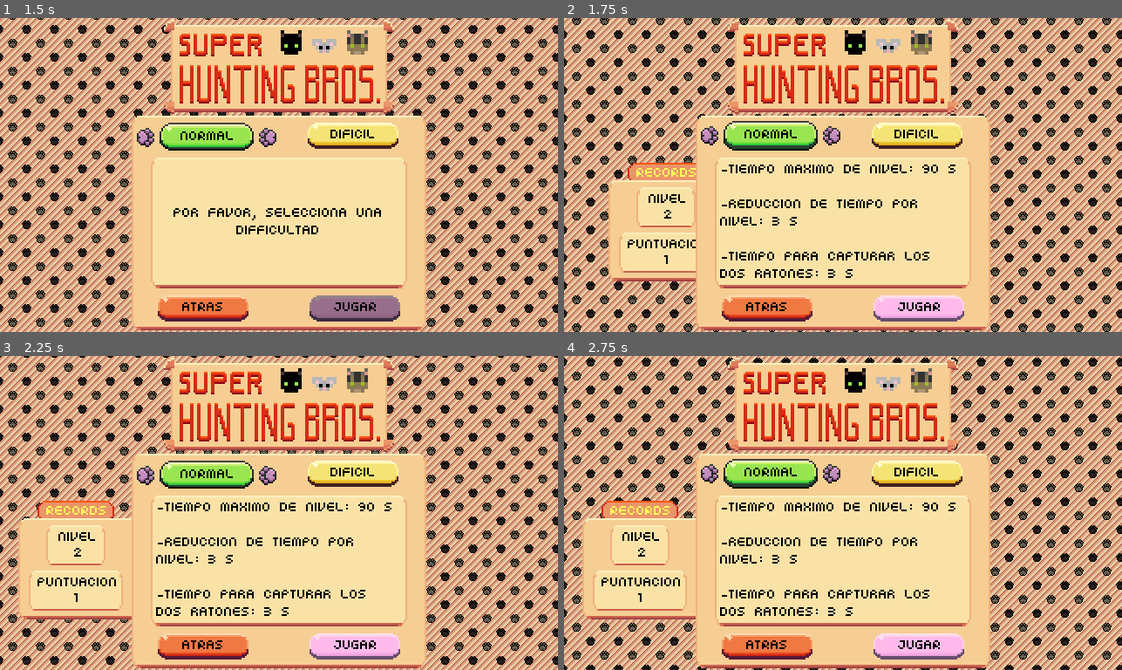
Above: before the commit, frames 1-4 (two rows, left to right).
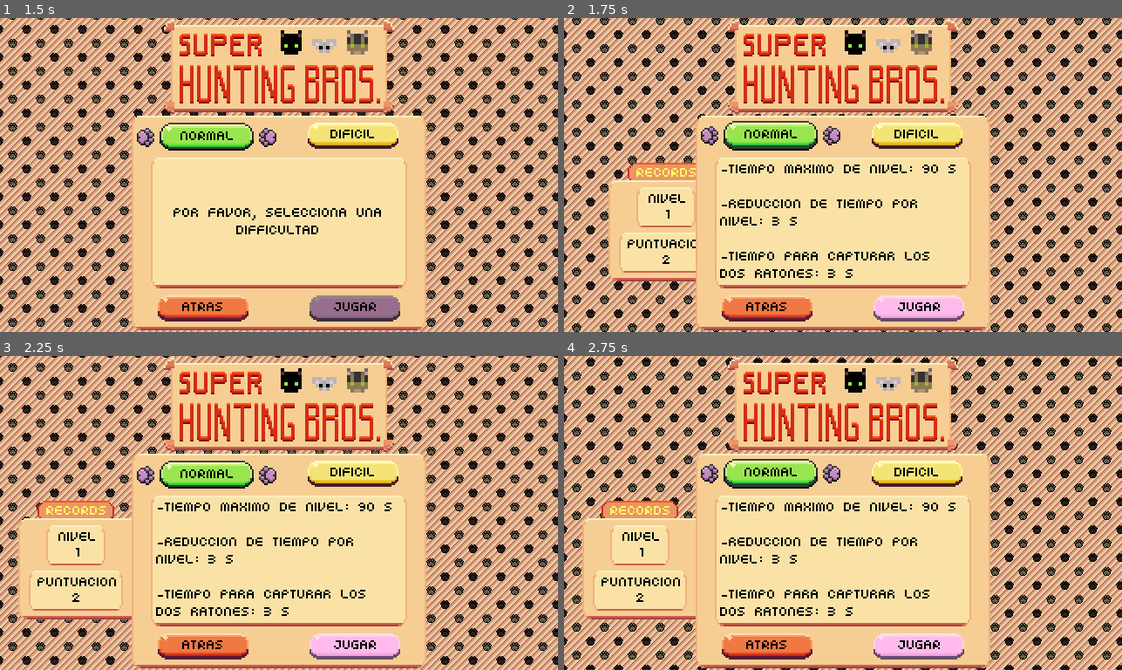
Above: after the commit, the same moments.

Repository: AbocadosProductions/SuperHuntingBrothers
Game: Godot game, scene res://Scenes/main_menu.tscn
Two runs of this game, one before a commit and one after it. Both use one fixed random seed, a clock stepped at 60 frames per second and the inputs below. The project has no main scene, so this scene is started directly.
Inputs (mouse positions are in pixels of both pictures, inside the frame that each line leads up to):
- Up to frame 1 (1.5 s): click (279, 134) at 0.5 s; click (206, 137) at 1.25 s
- Up to frame 2 (1.75 s): no input
- Up to frame 3 (2.25 s): click (206, 475) at 2 s
- Up to frame 4 (2.75 s): no input

Frame 1 is identical in both runs. In frame 2, less than 0.1% of the frame differs, in the area x 17-20%, y 61-79%; in frame 3, less than 0.1%; in frame 4, less than 0.1%.

Commit message:
Fixed all bugs found today

Diff:
--- a/SuperHuntingBrothersGodot/0_Scripts/AutoLoad/constants.gd
+++ b/SuperHuntingBrothersGodot/0_Scripts/AutoLoad/constants.gd
@@ -88,6 +88,7 @@
 # Mouse constants
 
 const MOUSE_IDLE_SIGNAL = "idle"
+const MOUSE_BEGINING_SIGNAL = "begining"
 const MOUSE_FLEE_SIGNAL = "flee"
 const MOUSE_CAT_DETECTED_SIGNAL = "captured"
 const CAT_PREFIX = "cat"
@@ -114,15 +115,15 @@
 # Positions constants
 
 const POSITIONS_PER_LEVEL = {
-	"maze_1" = {"cat" = [Vector2(8, -9)],
+	"maze_1" = { "cat" = [Vector2(8, -9)],
 				"mouse" = [Vector2(-119, -86)]},
-	"maze_2" = {"cat" = [Vector2(8, -9)],
+	"maze_2" = { "cat" = [Vector2(8, -9)],
 				"mouse" = [Vector2(-119, -86)]},
-	"maze_3" = {"cat" = [Vector2(8, -9)],
+	"maze_3" = { "cat" = [Vector2(8, -9)],
 				"mouse" = [Vector2(-119, -86)]},
-	"maze_4" = {"cat" = [Vector2(8, -9)],
+	"maze_4" = { "cat" = [Vector2(8, -9)],
 				"mouse" = [Vector2(-119, -86)]}
-				}
+}
 # --------------------------------------------------------------------------- #
 
 # Directions constants
--- a/SuperHuntingBrothersGodot/0_Scripts/Characters/cat_controller.gd
+++ b/SuperHuntingBrothersGodot/0_Scripts/Characters/cat_controller.gd
@@ -26,5 +26,7 @@
 		cat_state_machine_signal.emit(Constants.SCENE_MANAGER_MICE_CAPTURED_SIGNAL)
 	elif signal_emited == Constants.SCENE_MANAGER_NEW_MAZES_START_SIGNAL:
 		cat_state_machine_signal.emit(Constants.CAT_MANUAL_CONTROL_SIGNAL)
-	if signal_emited == Constants.PAUSE_MENU_SIGNAL:
+	elif signal_emited == Constants.PAUSE_MENU_SIGNAL:
 		cat_state_machine_signal.emit(Constants.PAUSE_MENU_SIGNAL)
+	elif signal_emited == Constants.SCENE_MANAGER_NEW_MAZES_PREPARATION_SIGNAL:
+		cat_state_machine_signal.emit(Constants.SCENE_MANAGER_NEW_MAZES_PREPARATION_SIGNAL)
--- a/SuperHuntingBrothersGodot/0_Scripts/Characters/mouse_controller.gd
+++ b/SuperHuntingBrothersGodot/0_Scripts/Characters/mouse_controller.gd
@@ -28,6 +28,8 @@
 		mouse_state_machine_signal.emit(Constants.SCENE_MANAGER_MICE_CAPTURED_SIGNAL)
 	if signal_emited == Constants.PAUSE_MENU_SIGNAL:
 		mouse_state_machine_signal.emit(Constants.PAUSE_MENU_SIGNAL)
+	if signal_emited == Constants.SCENE_MANAGER_NEW_MAZES_PREPARATION_SIGNAL:
+		mouse_state_machine_signal.emit(Constants.MOUSE_BEGINING_SIGNAL)
 
 func set_target_in_maze_coordinates(old_coordinates : Vector2):
 	var coordinates = level_manager.set_target_in_maze_coordinates(self, old_coordinates)
--- a/SuperHuntingBrothersGodot/0_Scripts/Managers/DataManager.gd
+++ b/SuperHuntingBrothersGodot/0_Scripts/Managers/DataManager.gd
@@ -28,7 +28,7 @@
 	var actual_level_index = max(len(_save_data.times_per_level) - 1, 0)
 	var record = 0
 
-	if actual_level_index < len(_save_data.record_times_per_level[_save_data.difficulty]):
+	if actual_level_index < len(_save_data.record_times_per_level[_save_data.difficulty]) - 1:
 		record = _save_data.record_times_per_level[_save_data.difficulty][actual_level_index]
 
 	return record
@@ -36,6 +36,7 @@
 # RECORD POINTS SECTIONS : SET, RETURN,
 
 func set_new_record_points() -> void:
+	print(_save_data.actual_punctuation)
 	_save_data.record_punctuation[_save_data.difficulty] = _save_data.actual_punctuation
 	_save_game()
 
--- a/SuperHuntingBrothersGodot/0_Scripts/Menu/hard_panel_data.gd
+++ b/SuperHuntingBrothersGodot/0_Scripts/Menu/hard_panel_data.gd
@@ -7,5 +7,5 @@
 
 # Called when the node enters the scene tree for the first time.
 func _ready():
-	max_lv_data.text = str(data_manager.return_record_points_hard())
-	max_punctuation_data.text = str(data_manager.return_record_level_index_hard())
+	max_lv_data.text = str(data_manager.return_record_level_index_hard())
+	max_punctuation_data.text = str(data_manager.return_record_points_hard())
--- a/SuperHuntingBrothersGodot/0_Scripts/Menu/normal_panel_data.gd
+++ b/SuperHuntingBrothersGodot/0_Scripts/Menu/normal_panel_data.gd
@@ -8,5 +8,5 @@
 # Called when the node enters the scene tree for the first time.
 func _ready():
 
-	max_lv_data.text = str(data_manager.return_record_points_normal())
-	max_punctuation_data.text = str(data_manager.return_record_level_index_normal())
+	max_lv_data.text = str(data_manager.return_record_level_index_normal())
+	max_punctuation_data.text = str(data_manager.return_record_points_normal())
--- a/SuperHuntingBrothersGodot/0_Scripts/Menu/points_menu.gd
+++ b/SuperHuntingBrothersGodot/0_Scripts/Menu/points_menu.gd
@@ -26,6 +26,8 @@
 
 # Variables to control the point_scene loop
 var level_index : int
+var record_points : int
+var record_index : int
 var multiplier : float
 var multiplier_per_level_constant : float
 var points_obtained_in_this_level : float
@@ -54,6 +56,9 @@
 	actual_time = datamanager.return_last_level_time()
 	record_time = datamanager.return_record_time()
 	level_index = datamanager.return_level_index()
+
+	record_points = datamanager.return_record_points()
+	record_index = datamanager.return_record_level_index()
 
 	# Load data from constants
 	multiplier_per_level_constant = Constants.PUNCTUATION_MULTIPLIER_PER_LEVEL
@@ -143,8 +148,8 @@
 	elif is_moving_out_the_screen:
 		if position[0] < final_transform:
 			position[0] += moving_step
+		else:
 			External_Signal.emit(self, Constants.NEW_RECORD_SIGNAL)
-		else:
 			is_moving_out_the_screen = false
 			position[0] = initial_transform
 
@@ -154,6 +159,13 @@
 		datamanager.set_new_record_time()
 		External_Signal.emit(self, Constants.NEW_RECORD_SIGNAL)
 		record_time_label.text = format_time(actual_time)
+
+	if updated_points > record_points:
+		datamanager.set_points(updated_points)
+		datamanager.set_new_record_points()
+
+	if level_index > record_index:
+		datamanager.set_new_record_level_index()
 
 # LISTEN TO THE BUTTON SIGNAL AND WAITS FOR THE LOOP TO END
 func _on_next_level_button_pressed():
--- a/SuperHuntingBrothersGodot/0_Scripts/StateMachines/CatStates/cat_manual_control.gd
+++ b/SuperHuntingBrothersGodot/0_Scripts/StateMachines/CatStates/cat_manual_control.gd
@@ -35,6 +35,7 @@
 	get_controllers()
 	cat.cat_state_machine_signal.connect(on_cat_signal_detected)
 
+
 func Exit():
 	cat.cat_state_machine_signal.disconnect(on_cat_signal_detected)
 
--- a/SuperHuntingBrothersGodot/0_Scripts/StateMachines/CatStates/cat_mice_captured.gd
+++ b/SuperHuntingBrothersGodot/0_Scripts/StateMachines/CatStates/cat_mice_captured.gd
@@ -14,3 +14,5 @@
 func on_cat_signal_detected(signal_data):
 	if Constants.CAT_MANUAL_CONTROL_SIGNAL == signal_data:
 		Transition.emit(self, Constants.CAT_MANUAL_CONTROL_SIGNAL)
+	if Constants.SCENE_MANAGER_NEW_MAZES_PREPARATION_SIGNAL == signal_data:
+		cat.External_Signal.emit(Constants.ANIMATION_IDLE)
--- a/SuperHuntingBrothersGodot/0_Scripts/StateMachines/MouseStates/mouse_mice_captured.gd
+++ b/SuperHuntingBrothersGodot/0_Scripts/StateMachines/MouseStates/mouse_mice_captured.gd
@@ -16,5 +16,5 @@
 	mouse.mouse_state_machine_signal.disconnect(on_mouse_signal_detected)
 
 func on_mouse_signal_detected(signal_data):
-	if "idle" == signal_data:
-		Transition.emit(self, Constants.MOUSE_IDLE_SIGNAL)
+	if Constants.MOUSE_BEGINING_SIGNAL == signal_data:
+		Transition.emit(self, Constants.MOUSE_BEGINING_SIGNAL)
